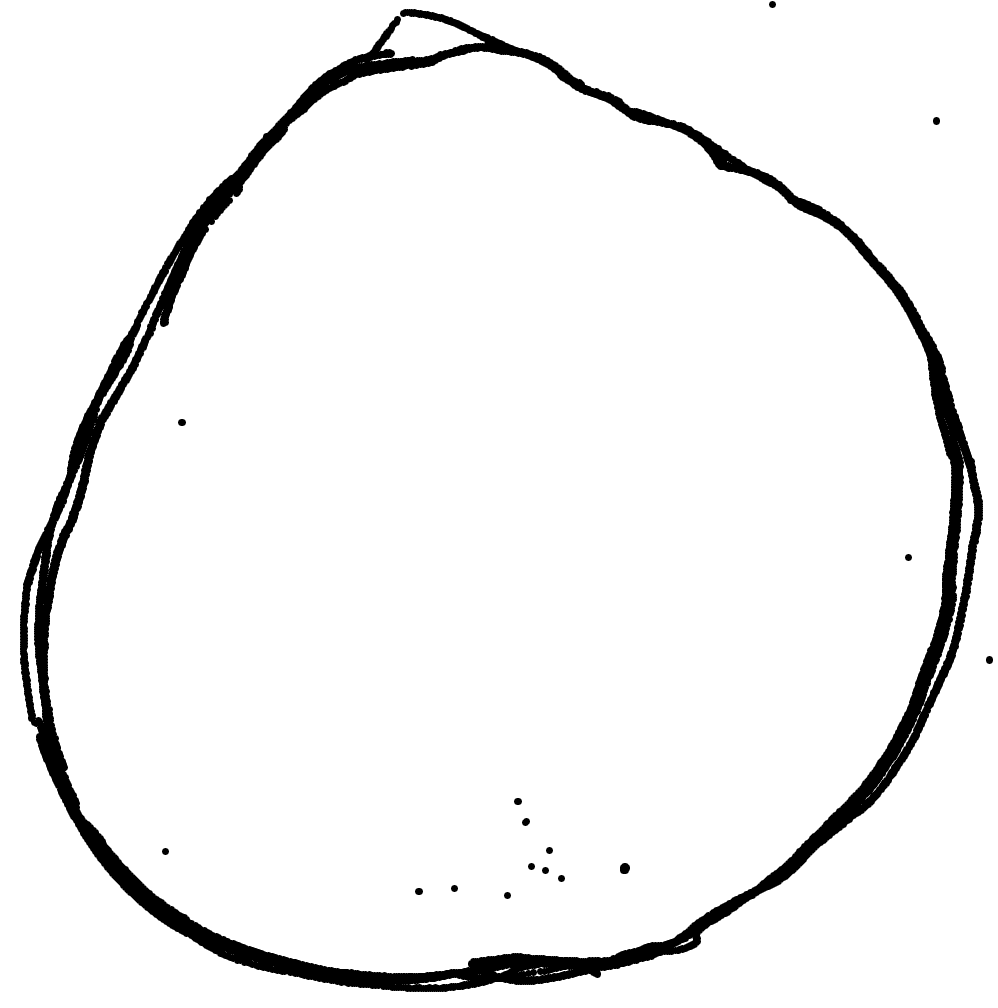
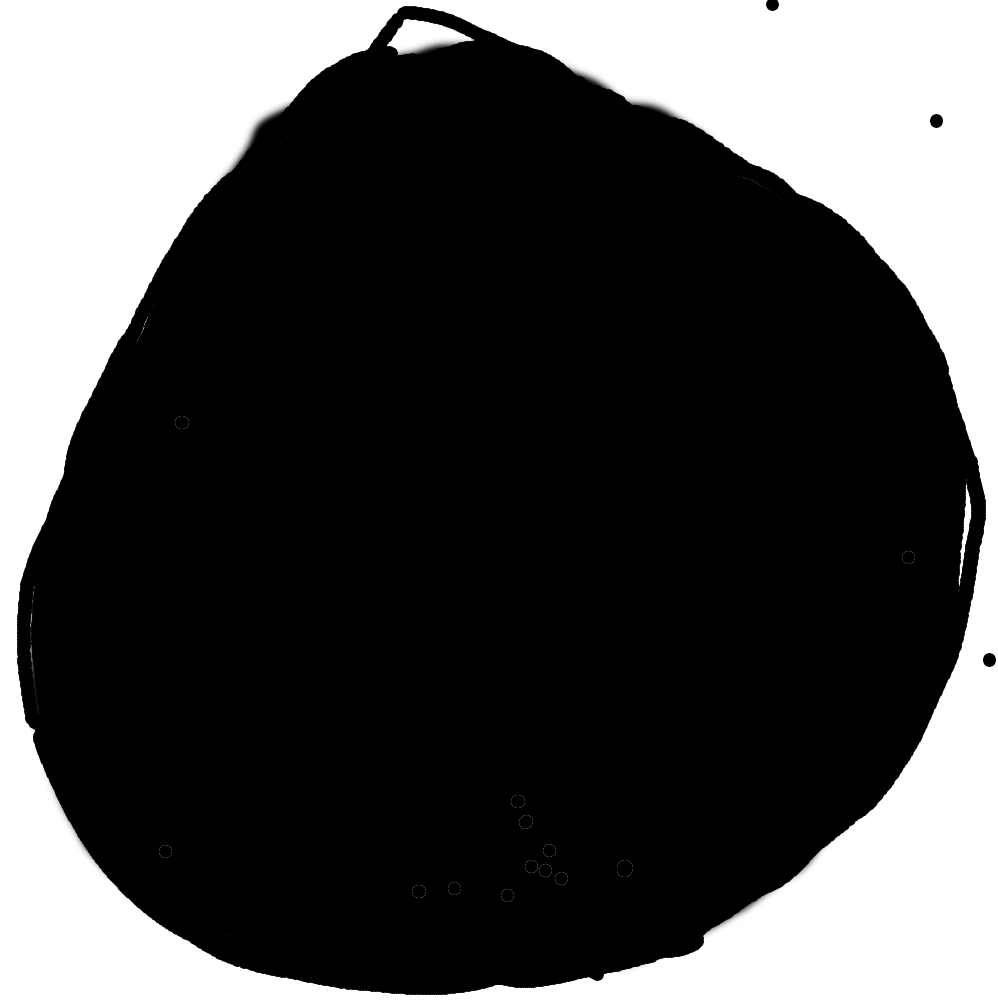
Two versions of the same layered image (998×1008). Layer-by-layer changes:
painted on "Laag 0" over [17, 0, 996, 995]
hid "Laag 1" over [17, 0, 996, 995]
